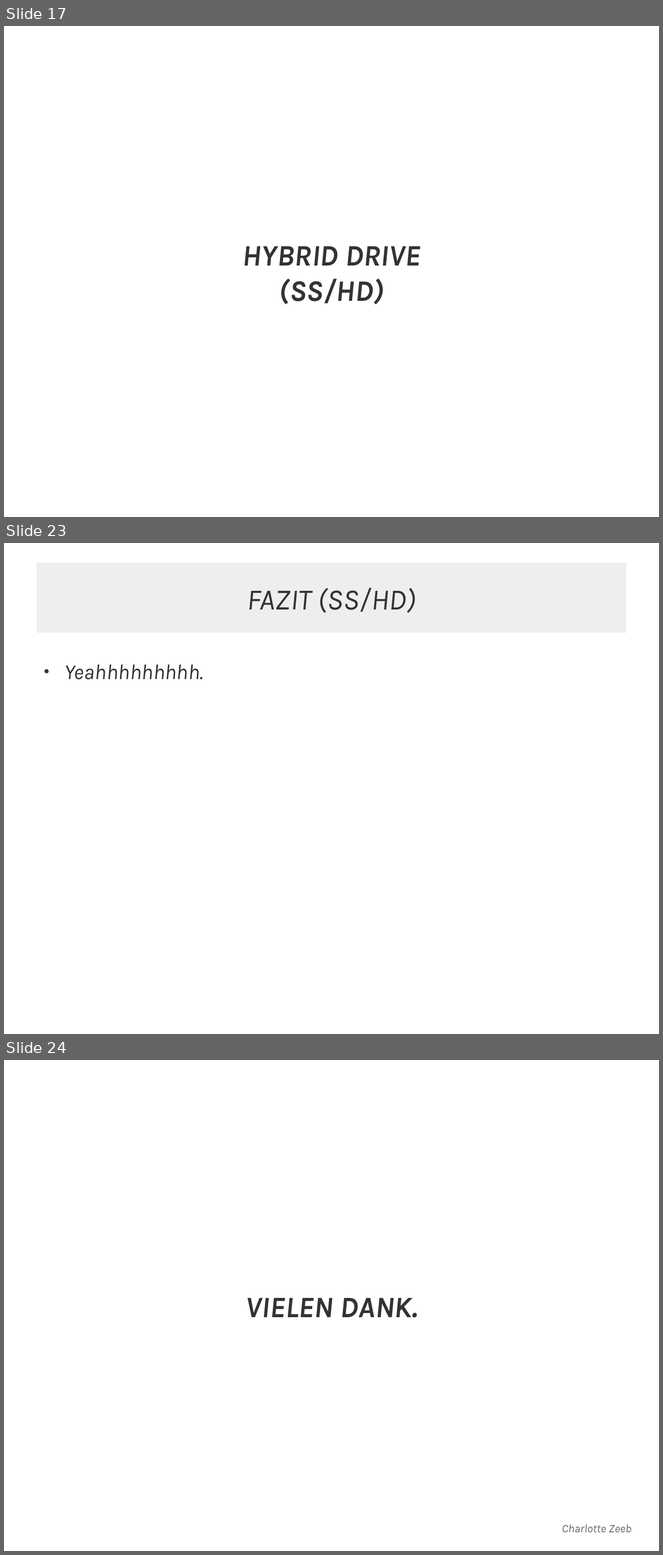
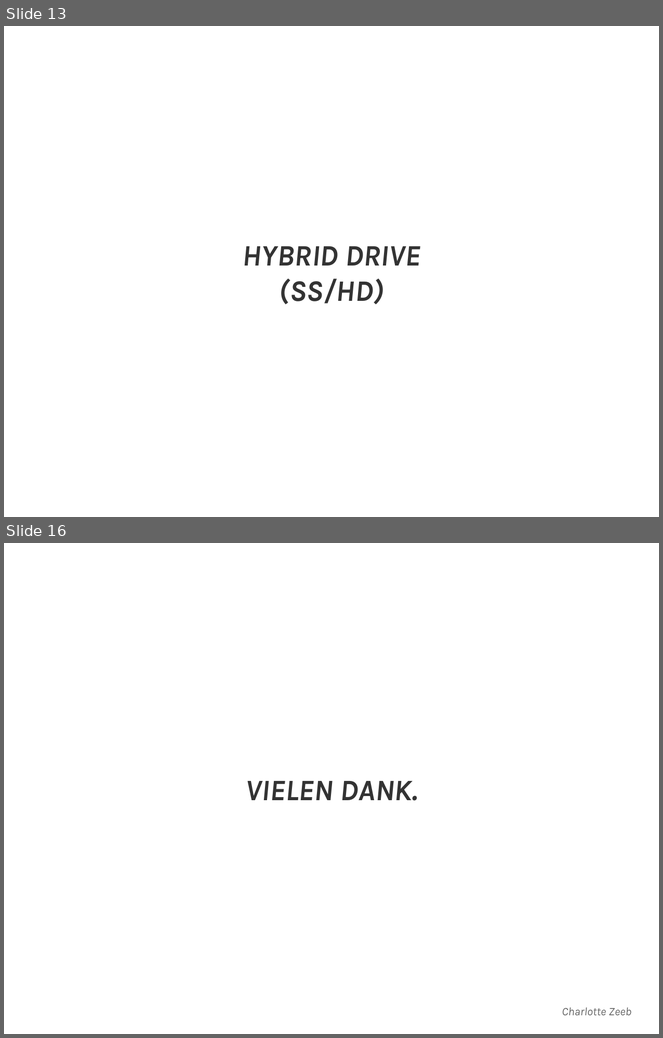
Before and after one commit to JMFootBallPlyr/Hard-drive-system-, a slide deck: WRK/presents/01 - types of drives/types of drives.odp. Shown one above the other, each under a label of ours: slides 17, 23 and 24 before the commit, slides 13 and 16 after it; the slides between them are not shown. The pictures are 663x1555 and 663x1038 pixels, drawn with LibreOffice and Linux fonts; fonts in the diff are those of the drawing. Boxes give left, top, right and bottom in pixels: in the first picture for what was removed or moved away, otherwise in the second. Text is boxed around its words. In the diff, an @@ line names an element or a change of style, - is before the commit and + after.

```diff
--- a/WRK/presents/01 - types of drives/types of drives.odp
+++ b/WRK/presents/01 - types of drives/types of drives.odp
@@ slide 23 removed at box(4, 543, 659, 1034), background #FFFFFF @@
@@ rectangle removed at box(37, 563, 626, 633) @@
-FAZIT (SS/HD)
@@ text removed at box(65, 665, 204, 680) @@
-● Yeahhhhhhhhh.
@@ what was slide 17 is now slide 13 @@
@@ what was slide 24 is now slide 16 @@
```
Also in this commit, not shown: 6 slides changed, 7 other slides removed, 4 other files.
